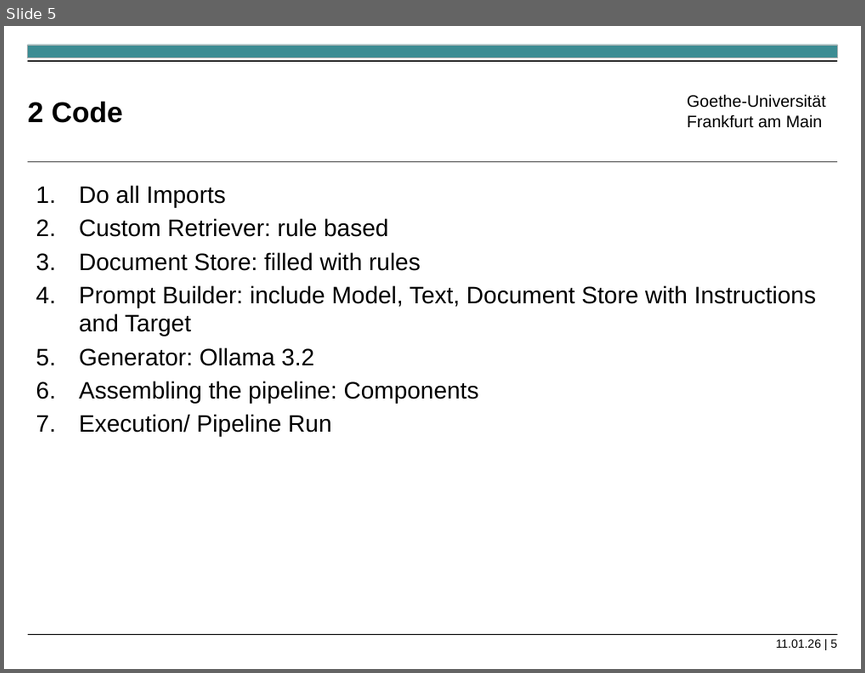
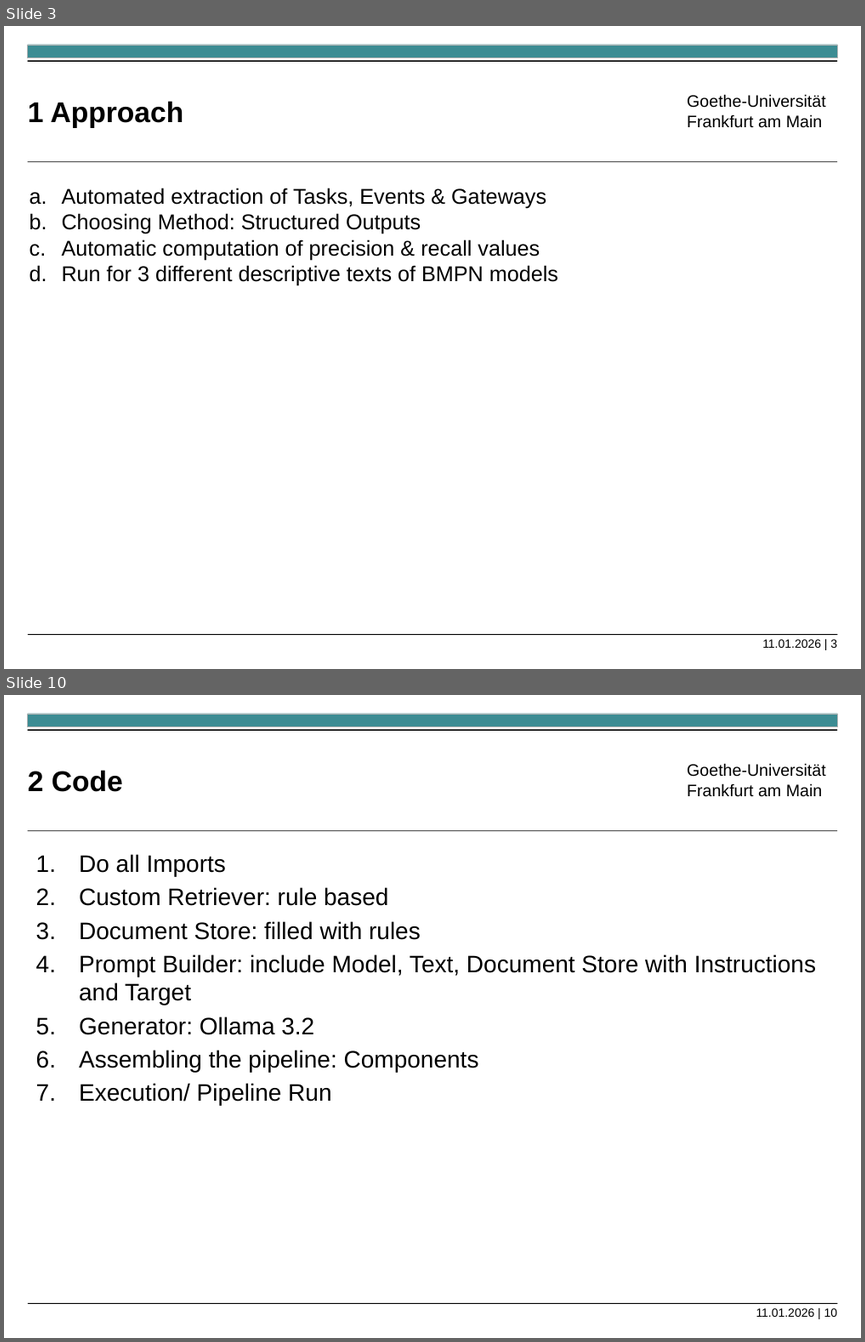
Before and after one commit to Luggashh/Praktikum-Wirtschaftsinformatik, a slide deck: Exercise 5/Excercise5_2_Presentation.pptx. Shown one above the other, each under a label of ours: slide 5 before the commit, slides 3 and 10 after it; the slides between them are not shown. The pictures are 865x673 and 865x1342 pixels, drawn with LibreOffice and Linux fonts; fonts in the diff are those of the drawing. Boxes give left, top, right and bottom in pixels: in the first picture for what was removed or moved away, otherwise in the second. Text is boxed around its words. In the diff, an @@ line names an element or a change of style, - is before the commit and + after.

```diff
--- a/Exercise 5/Excercise5_2_Presentation.pptx
+++ b/Exercise 5/Excercise5_2_Presentation.pptx
@@ slide 3 added at (4,26,861,669), background #FFFFFF; not listed: 5 template elements that a slide beside it also shows @@
@@ title added at (28,101,184,128), 24 pt, text #000000, bold @@
+1 Approach
@@ text added at (62,188,558,286), 18 pt, text #000000 @@
+a. Automated extraction of Tasks, Events & Gateways
+b. Choosing Method: Structured Outputs
+c. Automatic computation of precision & recall values
+d. Run for 3 different descriptive texts of BMPN models
@@ text added at (762,639,837,647), 10 pt, text #000000 @@
+11.01.2026 | 3
@@ what was slide 5 is now slide 10 @@
@@ text at (756,1308,838,1316): text changed @@
-11.01.26 | 5
+11.01.2026 | 10
```
Also in this commit, not shown: 6 slides changed, 11 other slides added.
